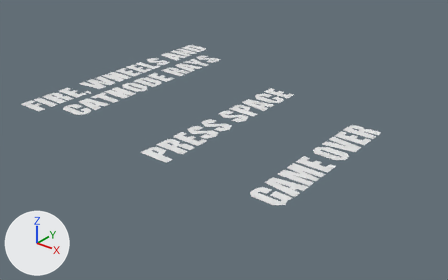
A saved change to the FBX model LD60/Assets/Models/Menu.fbx.
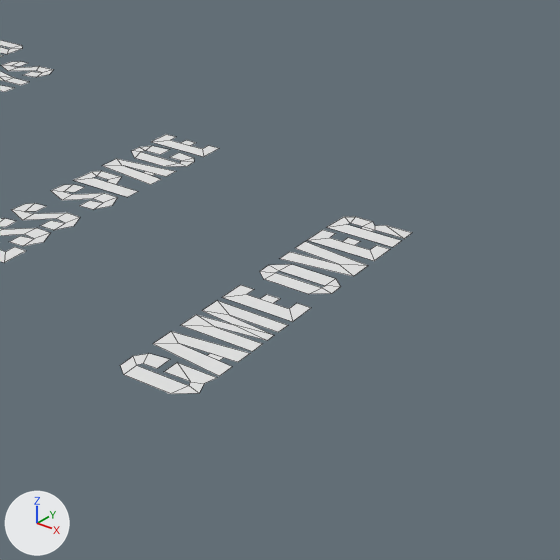
Each version appears first whole from a 50 mm camera at (8.61, -5.65, 4.21) aimed at (2.6, 1.87, -0.45), and next in a close-up on the part from 44% to 100% of the width and 10% to 100% of the height. Every picture has the same lights, and +X, +Y and +Z are marked at lower left. The older version's two pictures come first. The close-ups show mesh edges as thin lines. Where no turn or scale is listed for an object, it has been applied to the vertices.

The older version as bpy lines, for what is in view:
```python
me_text = bpy.data.meshes.new('Text')
me_text.from_pydata(...)  # 278 vertices, 120 faces; spans x -0.53..0.72, y 0.03..4.55, z 0.0
me_text_001 = bpy.data.meshes.new('Text.001')
me_text_001.from_pydata(...)  # 137 vertices, 60 faces; spans x 2.46..3.01, y 0.03..3.43, z 0.0
me_text_002 = bpy.data.meshes.new('Text.002')
me_text_002.from_pydata(...)  # 99 vertices, 46 faces; spans x -0.53..0.01, y 0.03..2.9, z 0.0
ob_end = bpy.data.objects.new('End', me_text_002)
ob_end.location = (4.969, 0.011, 0.0)
ob_space = bpy.data.objects.new('Space', me_text_001)
ob_space.location = (0.0, 0.0, 0.0)
ob_title = bpy.data.objects.new('Title', me_text)
ob_title.location = (0.0, 0.0, 0.0)
```
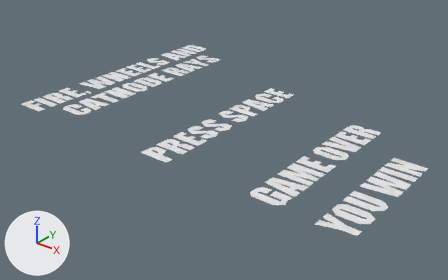
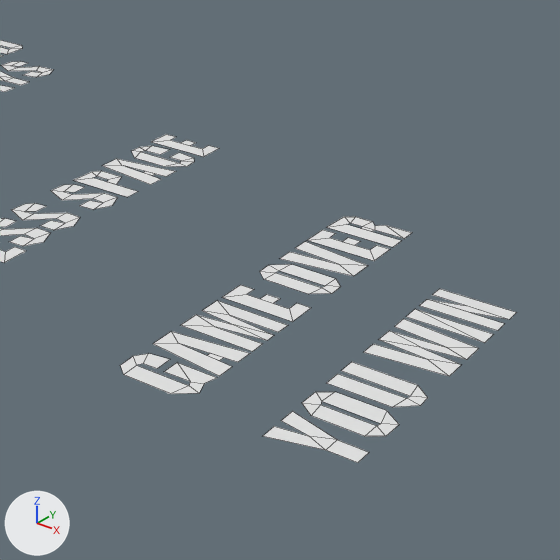
The change, as JSON lines over the scene's bpy script:
```json
{"op": "add", "block": "me_text_003", "code": ["me_text_003 = bpy.data.meshes.new('Text.003')", "me_text_003.from_pydata(...)  # 58 vertices, 29 faces; spans x -0.53..0.01, y 0.0..2.23, z 0.0"]}
{"op": "add", "block": "ob_win", "code": ["ob_win = bpy.data.objects.new('Win', me_text_003)", "ob_win.location = (6.025, -0.006, 0.0)"]}
```

Boxes (x1, y1, x2, y2) around the edits, measured in the close-ups (560 x 560 px):
```json
{"object": "Win", "change": "added", "after": [263, 289, 517, 463]}
```
